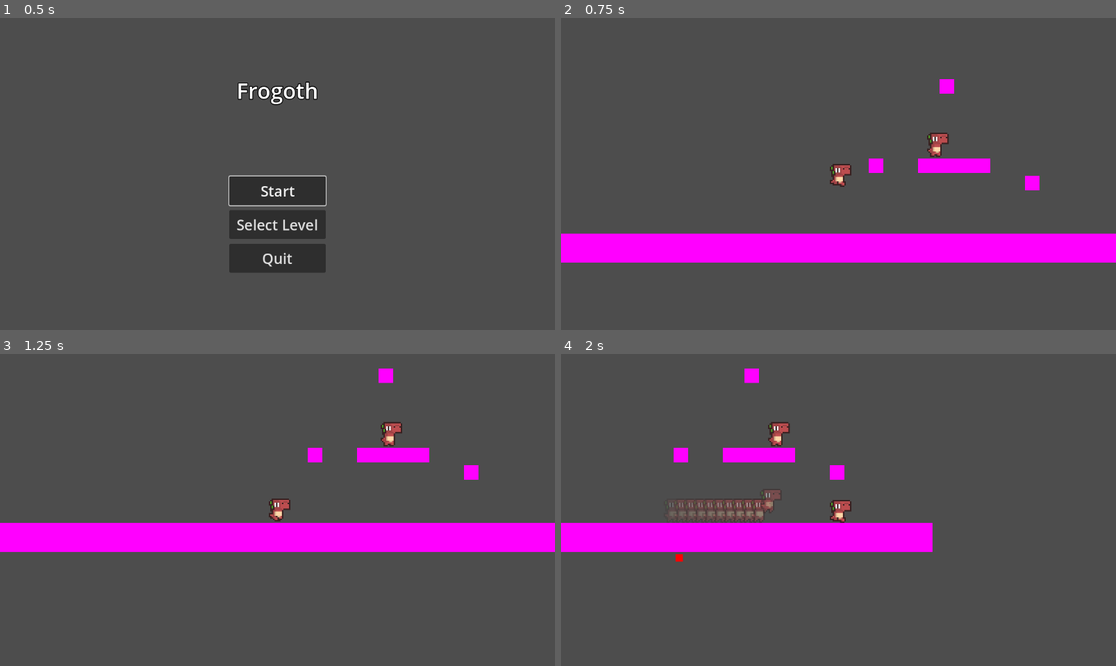
Above: before the commit, frames 1-4 (two rows, left to right).
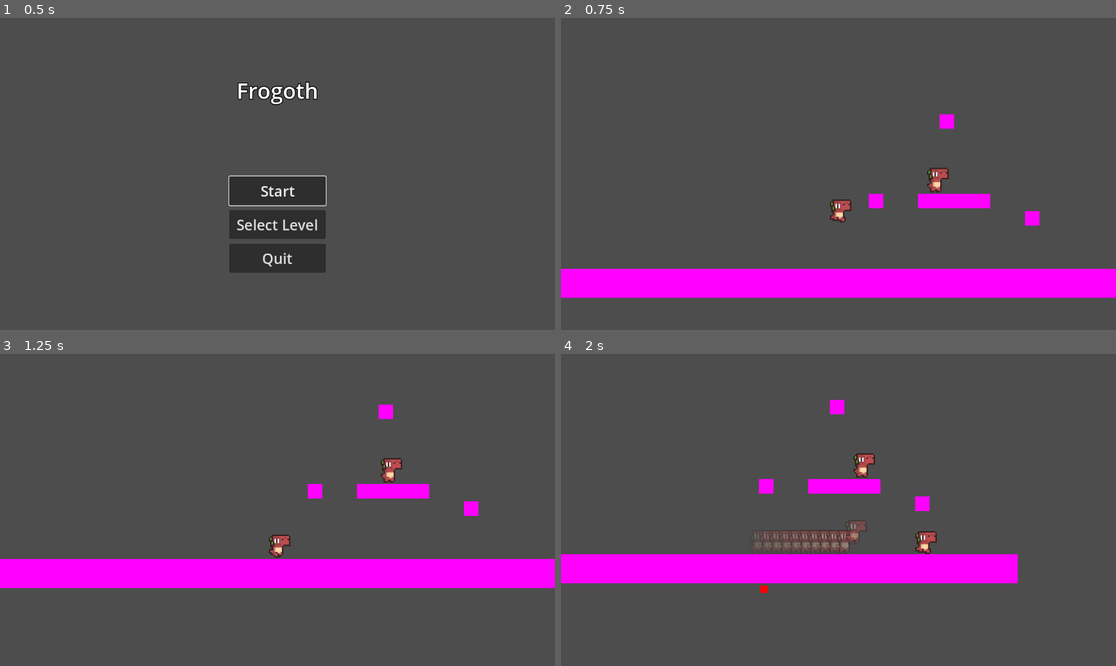
Above: after the commit, the same moments.

Repository: DerBrotDoktor/Frogoth
Game: Godot game, scene res://scenes/main/main.tscn
Same seed, same stepped clock (60 frames per second), same inputs: the game is played once before the commit and once after it.
Inputs (mouse positions are in pixels of both pictures, inside the frame that each line leads up to):
- Up to frame 1 (0.5 s): no input
- Up to frame 2 (0.75 s): click "Start" at 0.5 s
- Up to frame 3 (1.25 s): no input
- Up to frame 4 (2 s): move the mouse to (960, 494) at 1.27 s; hold D (right) from 1.28 s (still down); tap Shift (dash) at 1.35 s; tap Space (jump) at 1.52 s

Frame 1 is identical in both runs. In frame 2, 22% of the frame differs, in the area x 0-100%, y 19-90%; in frame 3, 21%; in frame 4, 17%.

Commit message:
Changed camera movement

Diff:
--- a/scenes/player/player.tscn
+++ b/scenes/player/player.tscn
@@ -127,6 +127,9 @@
 
 [node name="Camera" type="Camera2D" parent="."]
 zoom = Vector2(3, 3)
+position_smoothing_enabled = true
+drag_horizontal_enabled = true
+drag_vertical_enabled = true
 
 [node name="JumpBufferTimer" type="Timer" parent="."]
 wait_time = 0.15
